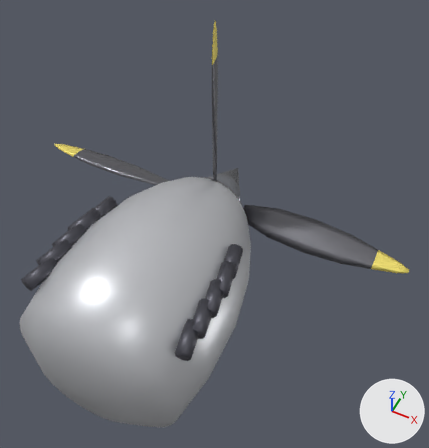
An edit to the glTF model models/prop_engine_big.glb, drawn before and after from the same camera.
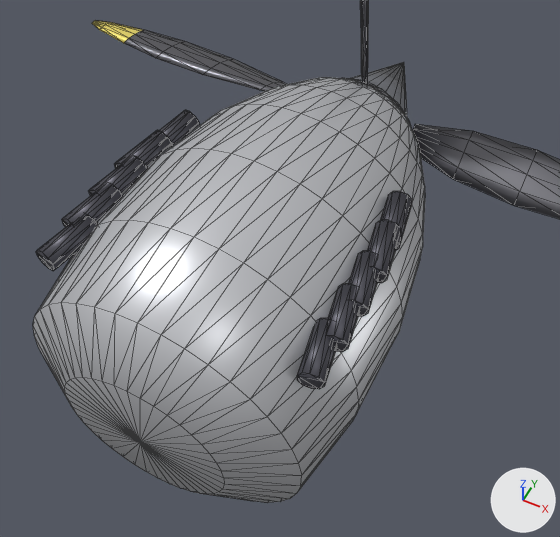
Each version is shown whole from a 50 mm camera at (1.46, -2.08, 3.4) aimed at (0.18, 0.49, 0.19), then close up on the part from 0% to 77% of the width and 29% to 100% of the height. Lighting does not change. The marker at lower right points along +X, +Y and +Z. The last two pictures show the newer version. The close-ups show mesh edges as thin lines. Vertices at exactly the same position are counted once.

The scene before the commit, as lines of its bpy script (objects in view):
```python
me_cowl = bpy.data.meshes.new('cowl')
me_cowl.from_pydata(...)  # 562 vertices, 1080 faces; spans x -0.63..0.63, y -0.95..0.87, z -0.63..0.63
# faces by material slot: [720, 360]
me_cowl.materials.append(mat_engine)  # light grey #ced0d4
me_cowl.materials.append(mat_dark)  # dark grey #55555d
me_prop = bpy.data.meshes.new('Prop')
me_prop.from_pydata(...)  # 471 vertices, 918 faces; spans x -1.55..1.55, y -0.21..0.44, z -1.55..1.55
# faces by material slot: [280, 152, 486]
me_prop.materials.append(mat_blade2)  # grey #737379
me_prop.materials.append(mat_burn)  # yellow #f1df6f
me_prop.materials.append(mat_spinner)  # grey #909399
ob_cowl = bpy.data.objects.new('Cowl', me_cowl)
ob_cowl.location = (0.0, 0.0, 0.0)
ob_prop = bpy.data.objects.new('Prop', me_prop)
ob_prop.location = (0.0, 0.855, 0.0)
```
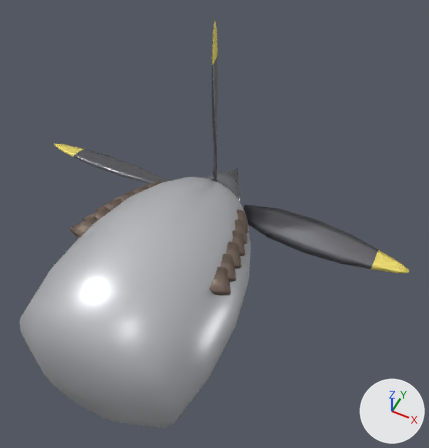
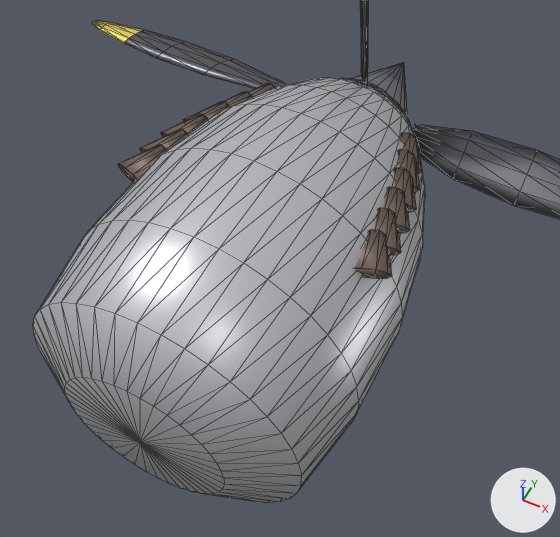
Commit message: Spitfire-Triebwerk: echte Merlin-Fishtail-Auspuffe

Changed parts and their boxes (x1, y1, x2, y2) in the close-ups (560 x 537 px; the box of a moved part takes in the faces that stretch with it):
part 1 of me_cowl, added: after (401, 133, 422, 173)
part 2 of me_cowl, added (brown): after (398, 149, 420, 192)
part 3 of me_cowl, added (brown): after (355, 230, 392, 278)
part 4 of me_cowl, added (mostly hidden): after (248, 83, 275, 96)
part 5 of me_cowl, added: after (223, 92, 253, 106)
part 6 of me_cowl, added (brown): after (139, 129, 188, 152)
part 7 of me_cowl, added (brown): after (118, 145, 167, 181)
part 8 of me_cowl, deleted: before (62, 183, 122, 227)
part 9 of me_cowl, deleted: before (297, 318, 337, 389)
part 10 of me_cowl, deleted: before (36, 214, 97, 271)
part 11 of me_cowl, deleted: before (327, 283, 360, 352)
part 12 of me_cowl, moved or reshaped: before (348, 191, 412, 316); after (374, 168, 416, 255)
part 13 of me_cowl, moved or reshaped: before (89, 110, 200, 196); after (161, 102, 230, 137)
part 14 of me_cowl, recoloured: after (397, 206, 410, 252)

The change, as a diff of the scene's bpy script:
```diff
--- a/models/prop_engine_big.glb.py
+++ b/models/prop_engine_big.glb.py
@@ mat_exhaust @@
+mat_exhaust = principled_material('exhaust')
+mat_exhaust.base_color = (0.2, 0.15, 0.12)  # brown #7c6c61
+mat_exhaust.metallic = 0.55
+mat_exhaust.roughness = 0.55
@@ me_cowl @@
 # used by ob_cowl; location = (0.0, 0.0, 0.0)
-me_cowl.from_pydata(...)  # 562 vertices, 1080 faces; spans x -0.63..0.63, y -0.95..0.87, z -0.63..0.63
+me_cowl.from_pydata(...)  # 602 vertices, 1152 faces; spans x -0.63..0.63, y -0.95..0.87, z -0.63..0.63
+# me_cowl part 1: a new loose piece of 20 vertices spanning x 0.28..0.46, y 0.41..0.62, z 0.21..0.3, in mat_exhaust (brown #7c6c61)
+# me_cowl part 2: a new loose piece of 20 vertices spanning x 0.32..0.5, y 0.29..0.5, z 0.24..0.34, in mat_exhaust (brown #7c6c61)
+# me_cowl part 3: a new loose piece of 20 vertices spanning x 0.42..0.61, y -0.19..0.02, z 0.32..0.42, in mat_exhaust (brown #7c6c61)
+# me_cowl part 4: a new loose piece of 20 vertices spanning x -0.46..-0.28, y 0.41..0.62, z 0.21..0.3, in mat_exhaust (brown #7c6c61)
+# me_cowl part 5: a new loose piece of 20 vertices spanning x -0.5..-0.32, y 0.29..0.5, z 0.24..0.34, in mat_exhaust (brown #7c6c61)
+# me_cowl part 6: a new loose piece of 20 vertices spanning x -0.59..-0.41, y -0.07..0.14, z 0.31..0.4, in mat_exhaust (brown #7c6c61)
+# me_cowl part 7: a new loose piece of 20 vertices spanning x -0.61..-0.42, y -0.19..0.02, z 0.32..0.42, in mat_exhaust (brown #7c6c61)
+# me_cowl part 8: the loose piece of 20 vertices spanning x -0.6..-0.46, y -0.5..-0.26, z 0.35..0.45 is deleted
+# me_cowl part 9: the loose piece of 20 vertices spanning x 0.46..0.6, y -0.66..-0.42, z 0.35..0.45 is deleted
+# me_cowl part 10: the loose piece of 20 vertices spanning x -0.6..-0.46, y -0.66..-0.42, z 0.35..0.45 is deleted
+# me_cowl part 11: the loose piece of 20 vertices spanning x 0.46..0.6, y -0.5..-0.26, z 0.35..0.45 is deleted
+# me_cowl part 12: 19 vertices moved from x 0.43..0.58, y -0.17..0.21, z 0.33..0.44 to x 0.37..0.59, y -0.07..0.35, z 0.29..0.4; 41 vertices removed from x 0.43..0.6, y -0.34..0.22, z 0.34..0.45; 41 vertices added at x 0.36..0.57, y -0.06..0.38, z 0.27..0.4
+# me_cowl part 13: 17 vertices moved from x -0.58..-0.45, y -0.17..0.22, z 0.33..0.44 to x -0.57..-0.36, y 0.05..0.37, z 0.29..0.39; 43 vertices removed from x -0.6..-0.43, y -0.34..0.22, z 0.34..0.45; 23 vertices added at x -0.55..-0.37, y 0.06..0.38, z 0.27..0.39
+# me_cowl part 14: 8 faces spanning x -0.42..0.59, y -0.02..0.35, z 0.29..0.38 switch from mat_dark (dark grey #55555d) to mat_exhaust (brown #7c6c61)
 me_cowl.materials.append(mat_engine)
```
